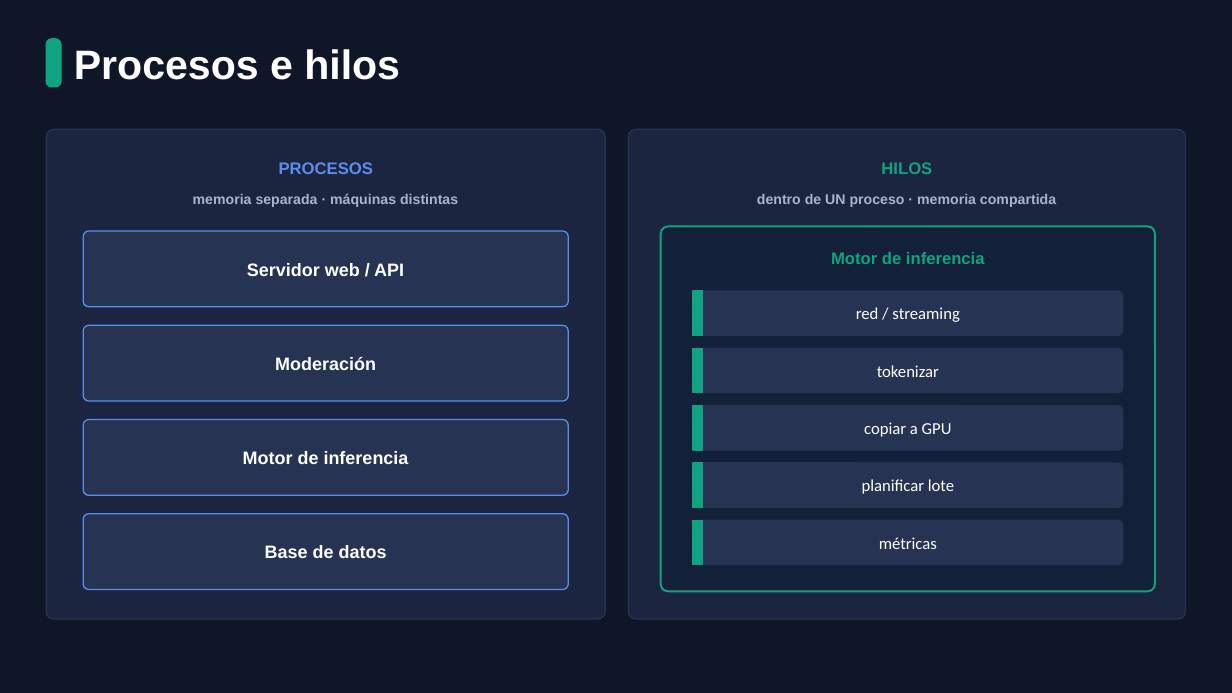
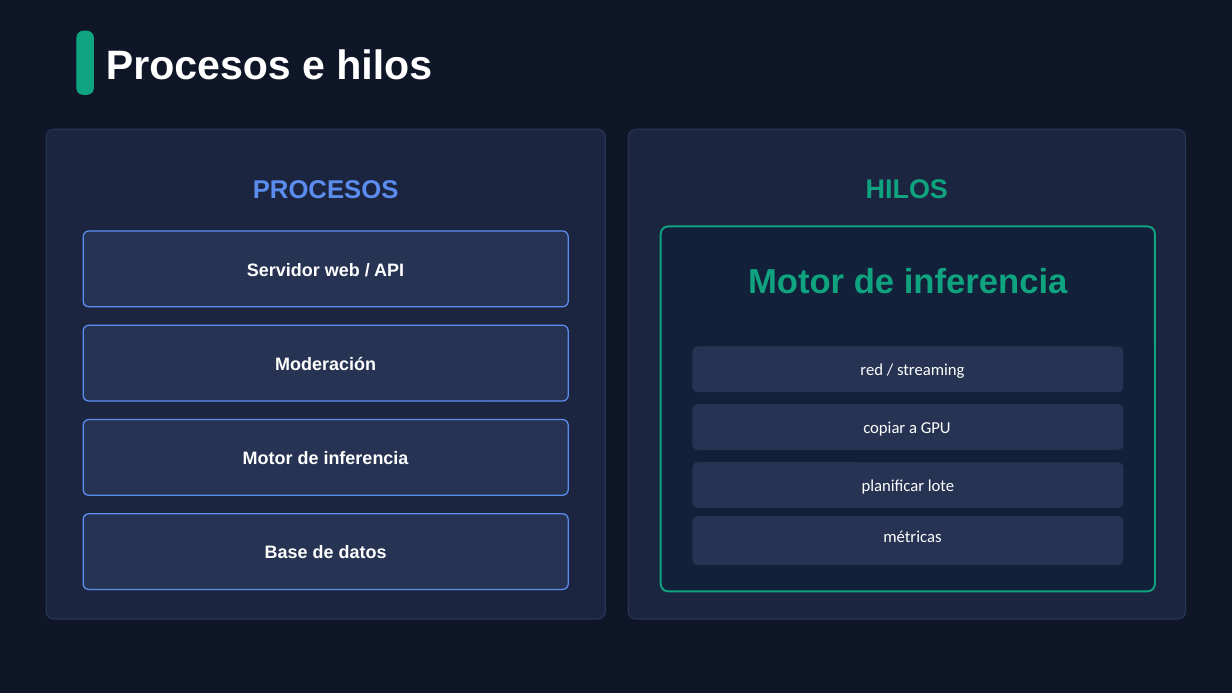
Before and after one commit to NickKF17/Dam_Nick, a slide deck: slide 4 of Dam2_Nick/Programacion de Servicios y Procesos/ChatGPT_Presentacion_Visual.pptx. Drawn at 1232x693 pixels with LibreOffice and Linux fonts; fonts in the diff are those of the drawing. Boxes give left, top, right and bottom in pixels: in the first picture for what was removed or moved away, otherwise in the second. Text is boxed around its words. In the diff, an @@ line names an element or a change of style, - is before the commit and + after.

```diff
--- a/Dam2_Nick/Programacion de Servicios y Procesos/ChatGPT_Presentacion_Visual.pptx
+++ b/Dam2_Nick/Programacion de Servicios y Procesos/ChatGPT_Presentacion_Visual.pptx
@@ rounded rectangle: place and size @@
-rounded rectangle at box(46, 39, 61, 87)
+rounded rectangle at box(77, 31, 93, 94)
@@ text "Procesos e hilos": place and size @@
-text "Procesos e hilos" at box(74, 49, 400, 80)
+text "Procesos e hilos" at box(106, 49, 432, 80)
@@ text "PROCESOS": place and size @@
-text "PROCESOS" at box(279, 162, 373, 174)
+text "PROCESOS" at box(253, 180, 399, 199)
@@ text "PROCESOS" at box(253, 180, 399, 199): size 13 to 20 pt @@
@@ text "HILOS": place and size @@
-text "HILOS" at box(881, 162, 932, 174)
+text "HILOS" at box(866, 179, 948, 198)
@@ text "HILOS" at box(866, 179, 948, 198): size 13 to 21 pt @@
@@ text removed at box(193, 193, 458, 207) @@
-memoria separada · máquinas distintas
@@ text removed at box(757, 194, 1056, 207) @@
-dentro de UN proceso · memoria compartida
@@ text "Motor de inferencia" at box(748, 268, 1068, 294): size 13 to 27 pt @@
@@ rounded rectangle removed at box(693, 291, 1123, 335) @@
@@ rectangle removed at box(693, 291, 702, 335) @@
@@ rectangle removed at box(693, 348, 702, 393) @@
@@ text "red / streaming": place and size @@
-text "red / streaming" at box(856, 307, 959, 322)
+text "red / streaming" at box(860, 363, 964, 378)
@@ text removed at box(877, 365, 939, 377) @@
-tokenizar
@@ rectangle removed at box(693, 406, 702, 450) @@
@@ rectangle removed at box(693, 463, 702, 507) @@
@@ rectangle removed at box(693, 520, 702, 565) @@
@@ text "métricas": place and size @@
-text "métricas" at box(879, 537, 937, 549)
+text "métricas" at box(883, 530, 941, 542)
```
Also in this commit, not shown: 5 other slides changed, 2 slides added, 2 slides removed, 3 other files.
